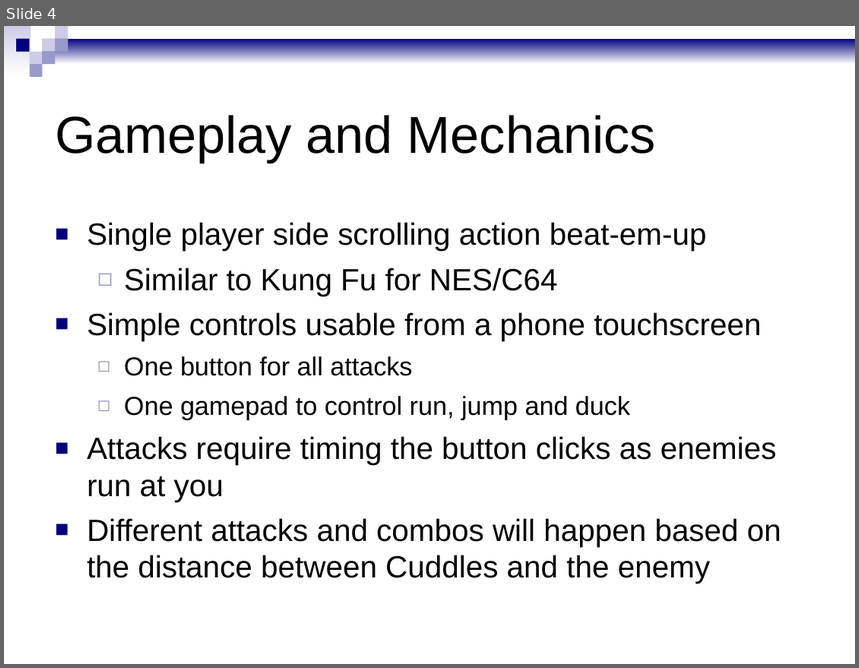
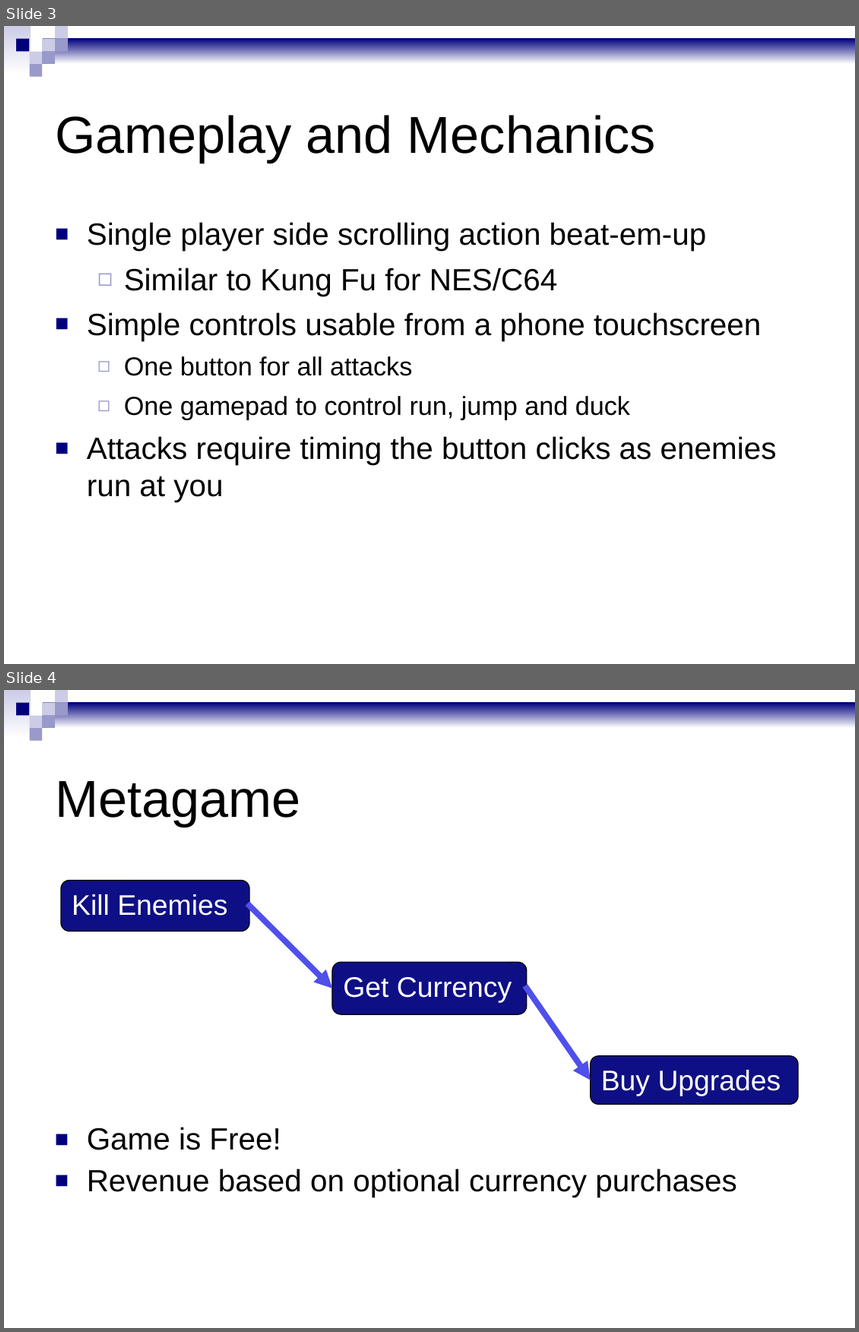
Before and after one commit to Xyzyx101/Pitch_Proposal_GDD_Project, a slide deck: pitch/pitch.odp. Shown one above the other, each under a label of ours: slide 4 before the commit, slides 3 and 4 after it. The pictures are 859x668 and 859x1332 pixels, drawn with LibreOffice and Linux fonts; fonts in the diff are those of the drawing. Boxes give left, top, right and bottom in pixels: in the first picture for what was removed or moved away, otherwise in the second. Text is boxed around its words. In the diff, an @@ line names an element or a change of style, - is before the commit and + after.

```diff
--- a/pitch/pitch.odp
+++ b/pitch/pitch.odp
@@ slide 4 added at (4,690,855,1328), background #FFFFFF; not listed: 9 template elements that a slide beside it also shows @@
@@ title added at (55,781,300,826), 44 pt, text #000000 @@
+Metagame
@@ rounded rectangle added at (61,881,250,932), fill #0F0F85, outline #000000 0.74 pt, 24 pt, text #FFFFFF @@
+Kill Enemies
@@ arrow added from (250, 906) to (332, 989), #4F4FEB 4.99 pt @@
@@ rounded rectangle added at (332,962,528,1015), fill #0F0F85, outline #000000 0.74 pt, 24 pt, text #FFFFFF @@
+Get Currency
@@ arrow added from (527, 989) to (591, 1081), #4F4FEB 4.99 pt @@
@@ rounded rectangle added at (591,1056,798,1104), fill #0F0F85, outline #000000 0.74 pt, 24 pt, text #FFFFFF @@
+Buy Upgrades
@@ text added at (87,1127,737,1198), 26 pt, text #000000 @@
+■ Game is Free!
+■ Revenue based on optional currency purchases
@@ what was slide 4 is now slide 3 @@
@@ slide 3 changed as well @@
@@ text at (87,518,781,584): paragraph removed @@
-■ Different attacks and combos will happen based on the distance between Cuddles and the enemy
```
Also in this commit, not shown: 2 other slides changed, 5 slides removed, 1 other file.
